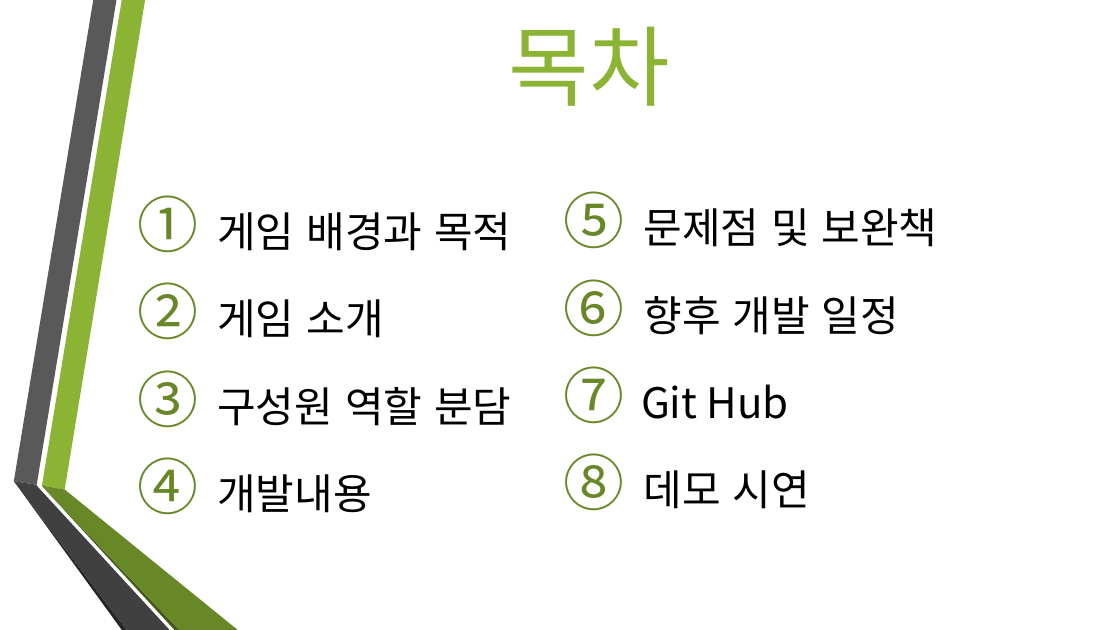
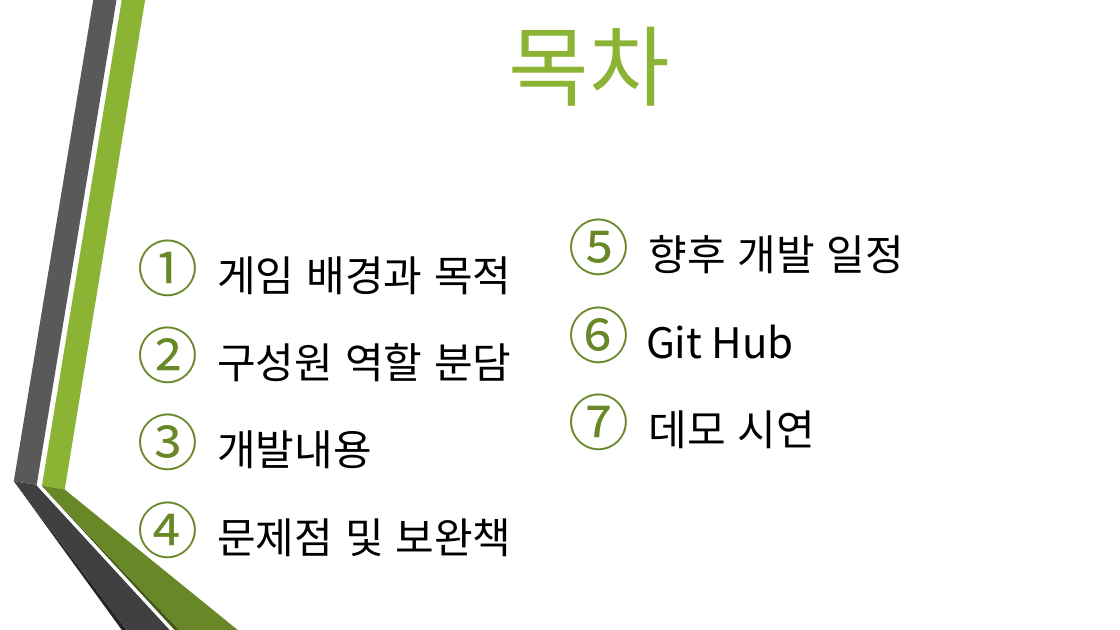
Before and after one commit to jeongHooon/Jungle-War, a slide deck: slide 2 of Jungle War 박정훈 신상우 이수진 이병철.pptx. Drawn at 1120x630 pixels with LibreOffice and Linux fonts; fonts in the diff are those of the drawing; background and template pictures are left out. Boxes give left, top, right and bottom in pixels: in the first picture for what was removed or moved away, otherwise in the second. Text is boxed around its words. In the diff, an @@ line names an element or a change of style, - is before the commit and + after.

```diff
--- a/Jungle War 박정훈 신상우 이수진 이병철.pptx
+++ b/Jungle War 박정훈 신상우 이수진 이병철.pptx
@@ text "향후 개발 일정": place and size @@
-text "향후 개발 일정" at bbox=[641, 208, 937, 509]
+text "향후 개발 일정" at bbox=[646, 235, 903, 449]
@@ text at bbox=[643, 208, 937, 247]: paragraph removed @@
-5. 문제점 및 보완책
@@ text at bbox=[217, 299, 383, 338]: paragraph removed @@
-2. 게임 소개
@@ text at bbox=[217, 518, 511, 557]: paragraph added @@
+4. 문제점 및 보완책
```
Also in this commit, not shown: 2 other slides changed, 3 slides removed.
